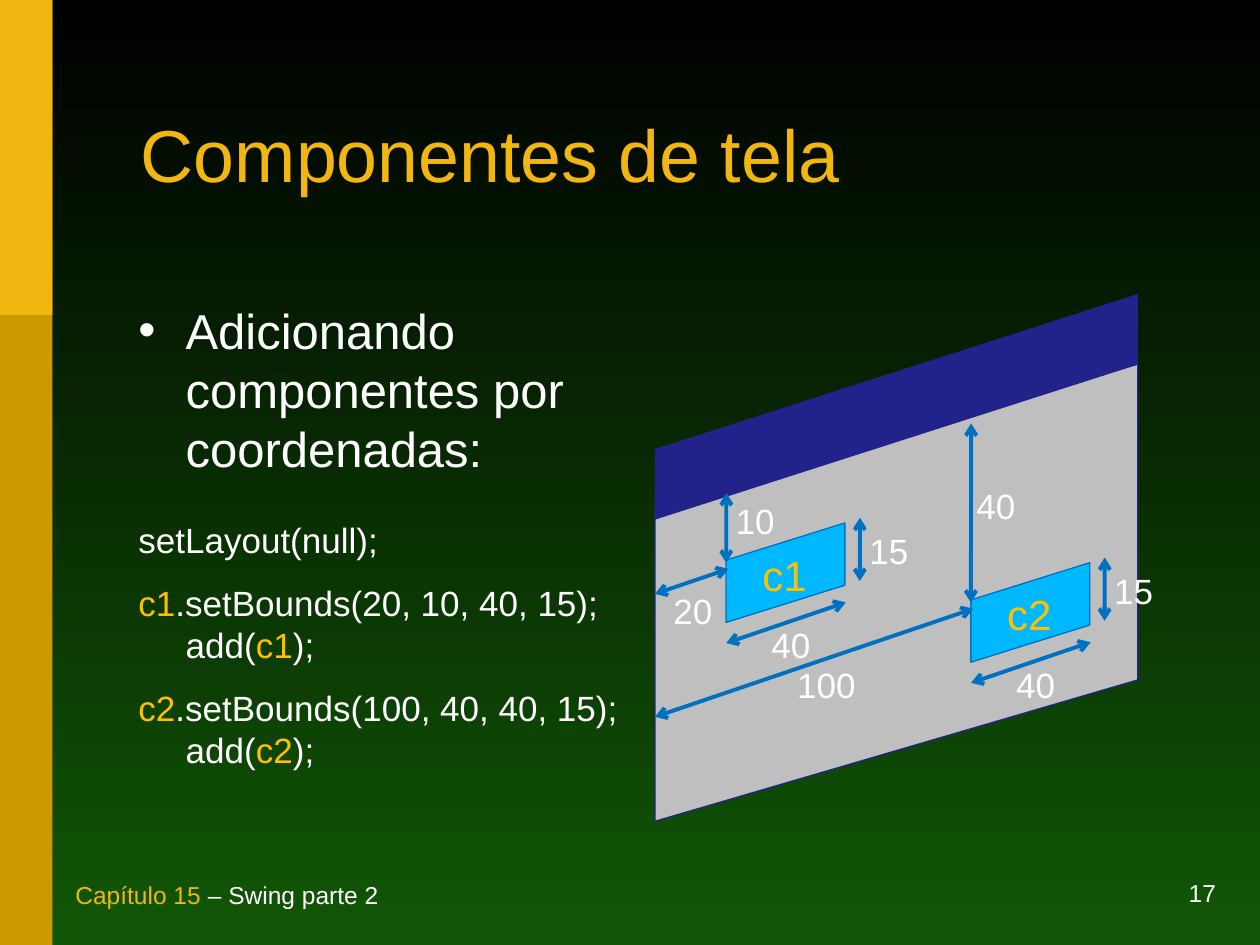
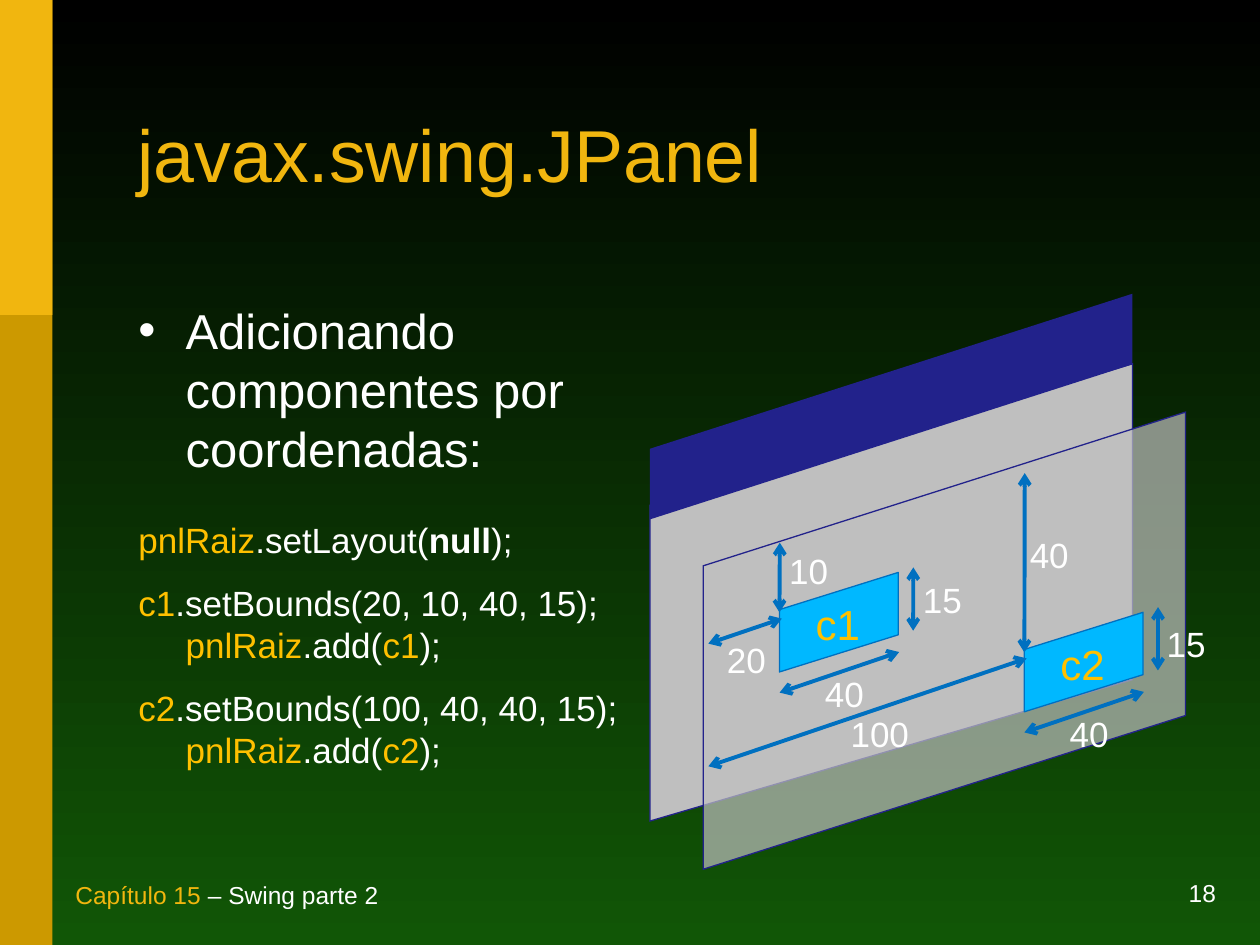
Before and after one commit to duchesqui/slzvieira-training, a slide deck: slide 18 of 1-Java-Programmer-Modulo-I/16.Capitulo15.ppt (slide 17 before the commit). Drawn at 1260x945 pixels with LibreOffice and Linux fonts; fonts in the diff are those of the drawing. Boxes give left, top, right and bottom in pixels: in the first picture for what was removed or moved away, otherwise in the second. Text is boxed around its words. In the diff, an @@ line names an element or a change of style, - is before the commit and + after.

```diff
--- a/1-Java-Programmer-Modulo-I/16.Capitulo15.ppt
+++ b/1-Java-Programmer-Modulo-I/16.Capitulo15.ppt
@@ title at box(137, 128, 762, 196): text changed @@
-Componentes de tela
+javax.swing.JPanel
@@ parallelogram: place and size @@
-parallelogram at box(655, 294, 1138, 519)
+parallelogram at box(650, 294, 1133, 519)
@@ parallelogram: place and size @@
-parallelogram at box(655, 364, 1138, 822)
+parallelogram at box(650, 364, 1133, 822)
@@ parallelogram added at box(703, 412, 1186, 869), fill #BFBFBF at 70% opacity, outline #22228B 0.74 pt @@
@@ text at box(138, 527, 617, 770): text changed @@
-setLayout(null);
-c1.setBounds(20, 10, 40, 15);
-add(c1);
-c2.setBounds(100, 40, 40, 15);
-add(c2);
+pnlRaiz.setLayout(null);
+c1.setBounds(20, 10, 40, 15);
+pnlRaiz.add(c1);
+c2.setBounds(100, 40, 40, 15);
+pnlRaiz.add(c2);
@@ 8 texts, 8 double arrows, 2 parallelograms: place and size @@
-8 texts, 8 double arrows, 2 parallelograms at box(655, 423, 1105, 717)
+8 texts, 8 double arrows, 2 parallelograms at box(708, 472, 1158, 766)
@@ text "15": place and size @@
-text "15" at box(1114, 575, 1153, 610)
+text "15" at box(1167, 628, 1206, 663)
@@ text "20": place and size @@
-text "20" at box(673, 600, 712, 624)
+text "20" at box(727, 649, 766, 673)
@@ page number at box(1189, 885, 1216, 903): text changed @@
-17
+18
```
Also in this commit, not shown: 13 other slides changed, 4 slides added, 3 slides removed.
